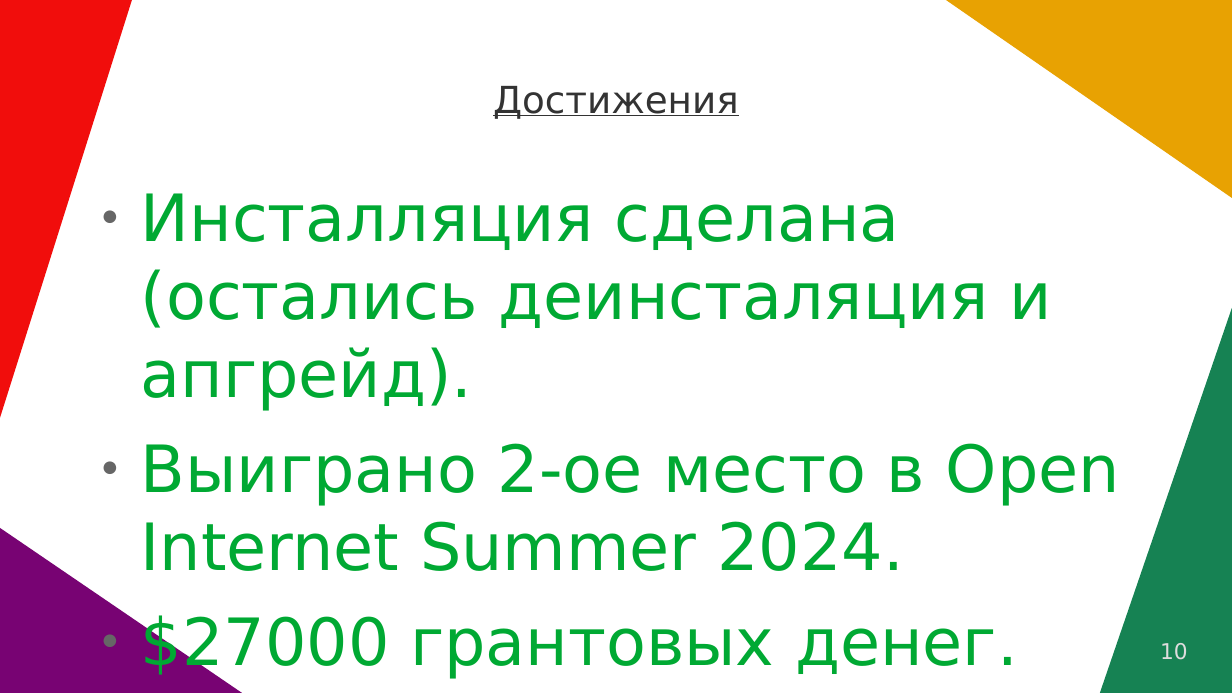
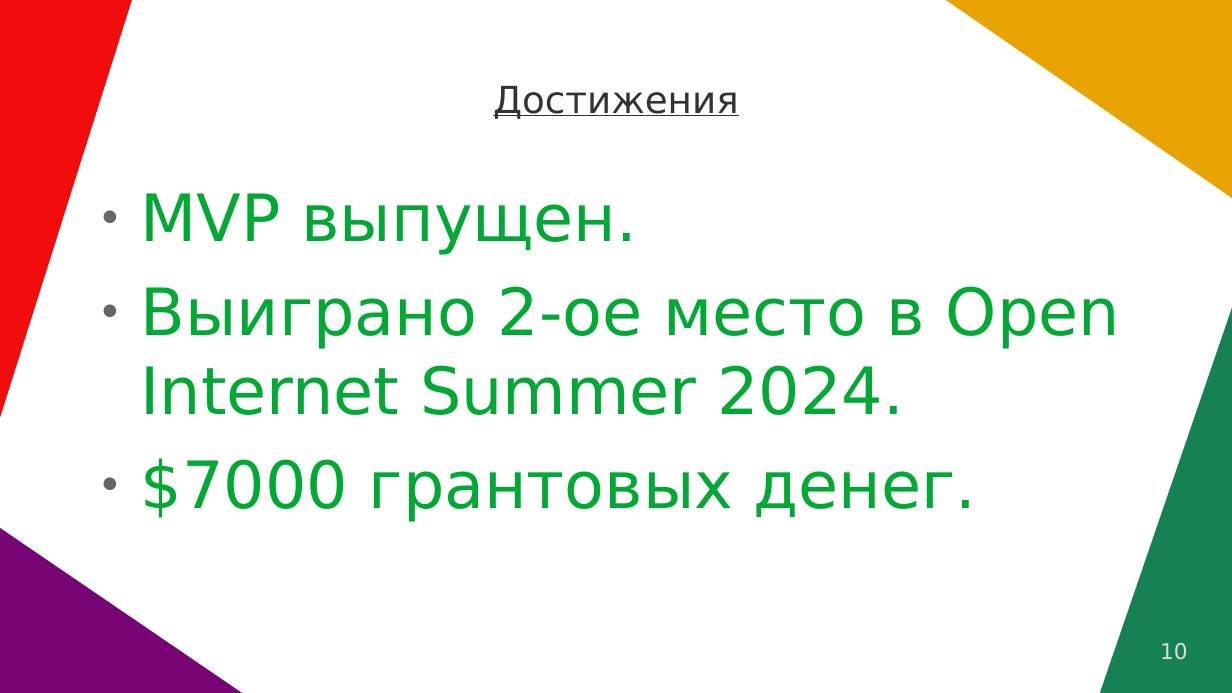
Before and after one commit to vporton/icp-package-manager, a slide deck: slide 10 of docs/short-pitchdeck.ru.odp. Drawn at 1232x693 pixels with LibreOffice and Linux fonts; fonts in the diff are those of the drawing. Boxes give left, top, right and bottom in pixels: in the first picture for what was removed or moved away, otherwise in the second. Text is boxed around its words. In the diff, an @@ line names an element or a change of style, - is before the commit and + after.

```diff
--- a/docs/short-pitchdeck.ru.odp
+++ b/docs/short-pitchdeck.ru.odp
@@ text at [141, 193, 638, 255]: text changed @@
-● Инсталляция сделана
-  (остались деинсталяция и апгрейд).
+● MVP выпущен.
@@ text at [141, 458, 977, 522]: text changed @@
-● $27000 грантовых денег.
+● $7000 грантовых денег.
```
Also in this commit, not shown: 1 other slide changed.
